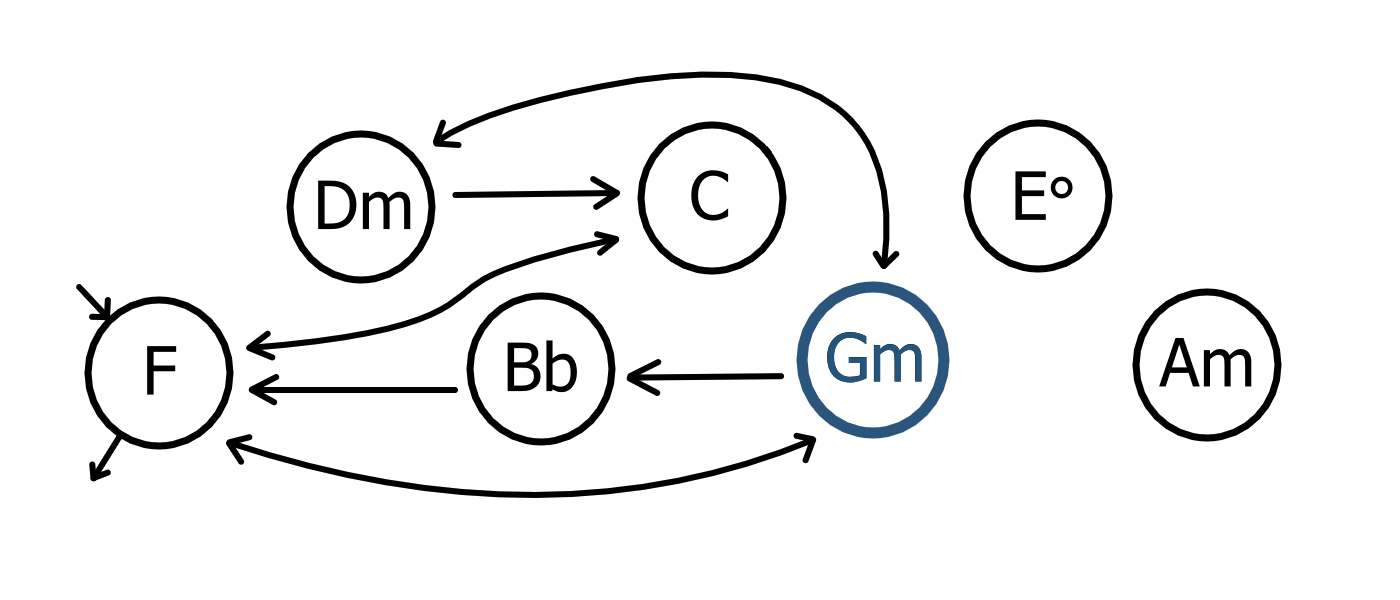
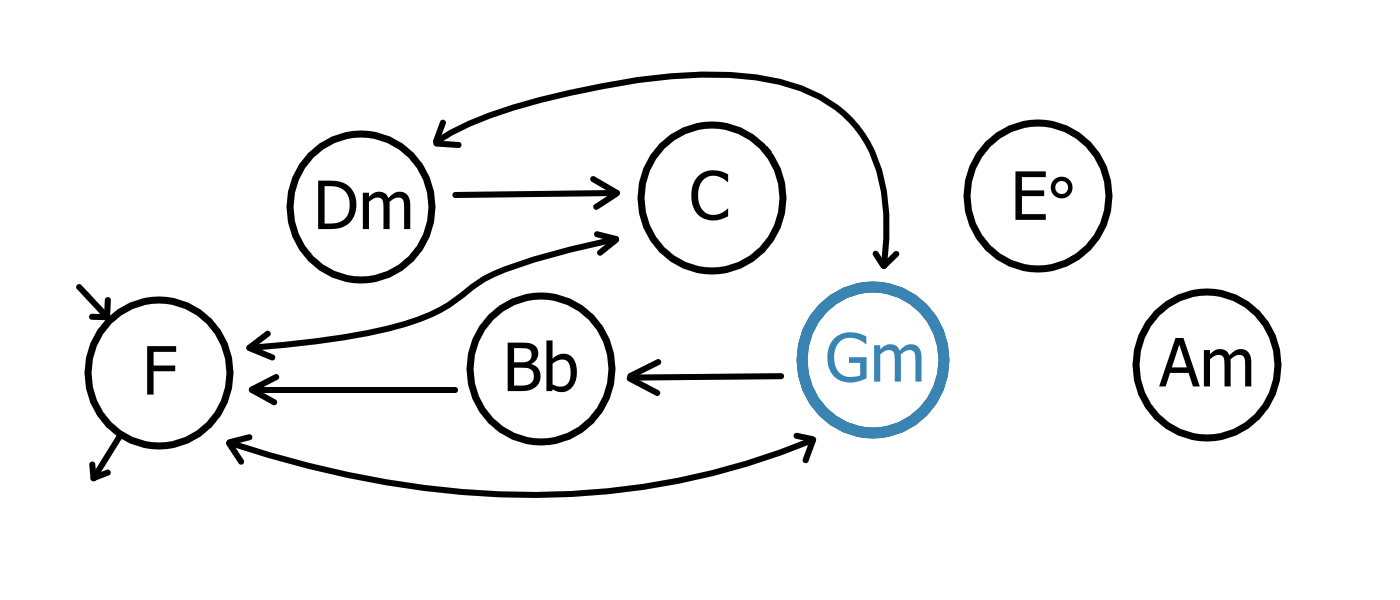
The second w=1400, h=600 image is a revision of the first. Changes to its layers:
painted on "Ring" (2nd of 7, in "6" › "Unselected") over [896, 285, 933, 312]
painted on "Paint Layer 2" (3rd of 7, in "5" › "Selected") over [796, 281, 950, 439]
hid group "Unselected" (3rd of 7, in "5") (2 layers) over [796, 281, 950, 439]
painted on "Ring" (3rd of 7, in "5" › "Unselected") over [796, 281, 950, 439]
painted on "Ring" (4th of 7, in "4" › "Unselected") over [796, 294, 832, 376]
painted on "Paint Layer 3" over [796, 281, 950, 439]
